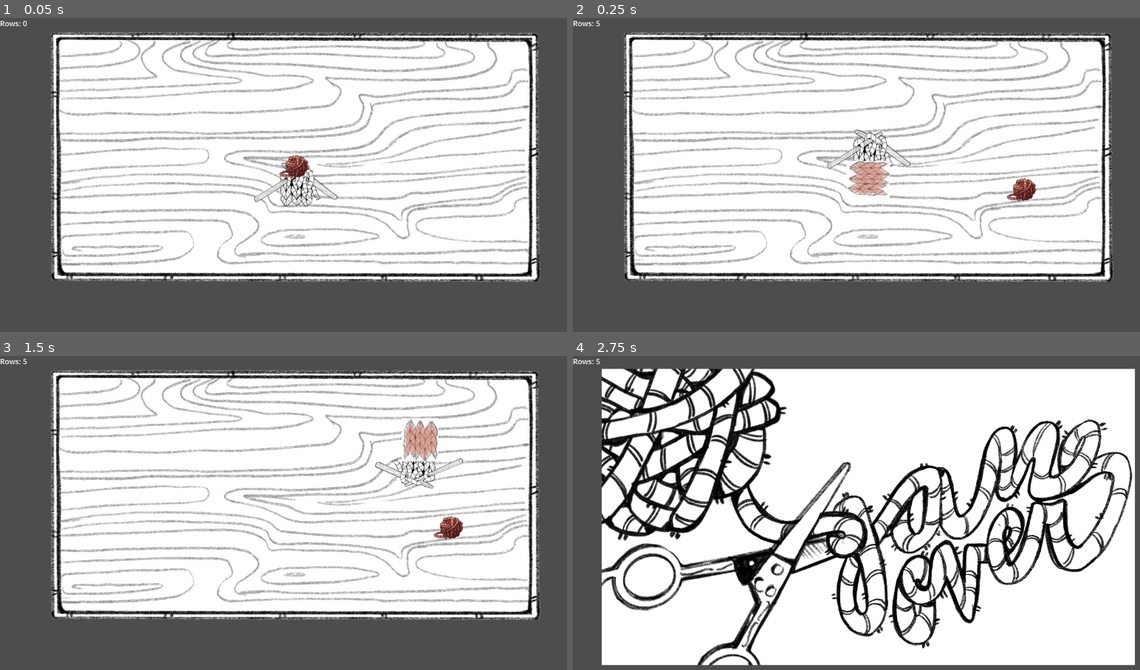
Above: before the commit, frames 1-4 (two rows, left to right).
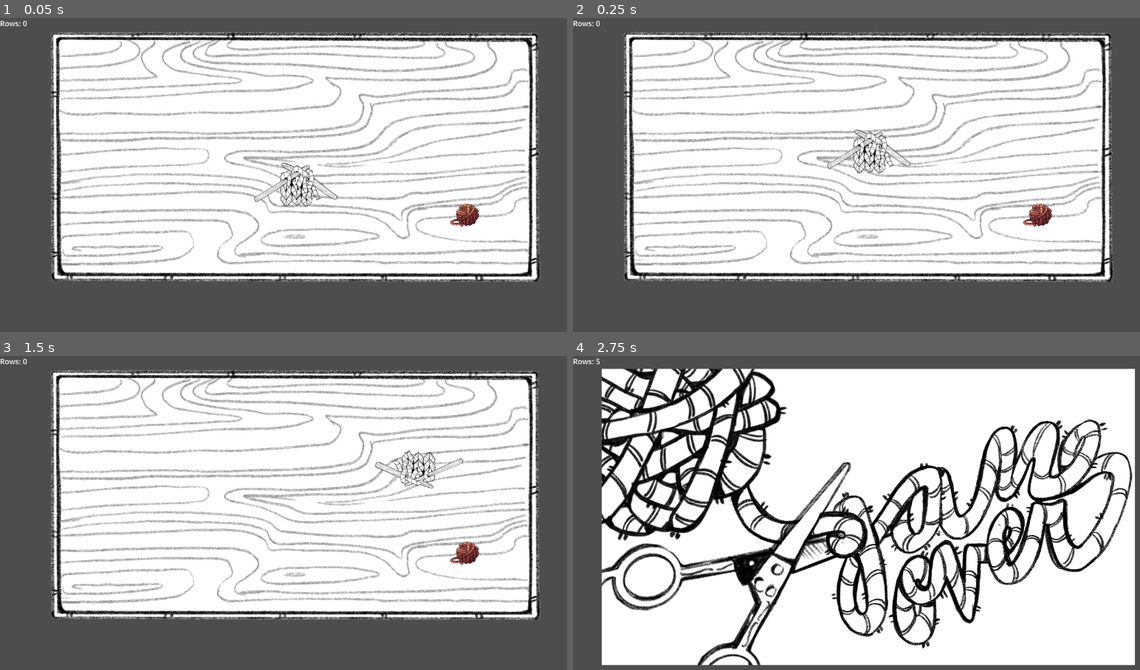
Above: after the commit, the same moments.

Repository: magaly3118/Serpentwine
Game: Godot game, scene res://Scenes/level.tscn
Same seed, same stepped clock (60 frames per second), same inputs: the game is played once before the commit and once after it.
Inputs:
- Up to frame 1 (0.05 s): no input
- Up to frame 2 (0.25 s): no input
- Up to frame 3 (1.5 s): hold Right (ui_right) 0.53-1.28 s; hold Down (ui_down) from 1.28 s (still down)
- Up to frame 4 (2.75 s): release Down (ui_down) at 2.03 s; hold Right (ui_right) from 2.03 s (still down)

The runs differ from the first frame. In frame 1, 0.5% of the frame differs, in the area x 49-85%, y 43-67%; in frame 2, 1.2%; in frame 3, 1.2%, in the area x 4-85%, y 0-67%; in frame 4, nothing differs.

Commit message:
adjusted yarn spawn position range

Diff:
--- a/Knit-prototype/Scripts/level.gd
+++ b/Knit-prototype/Scripts/level.gd
@@ -28,7 +28,7 @@
 	next_body_texture_id = texture_id # update id for future use
 
 	# sets the yarn ball in a random position
-	instance.global_position = Vector2(randi_range(200,1100),randi_range(55,500))
+	instance.global_position = Vector2(randi_range(220,1080),randi_range(100,500))
 	# in yarn, connect signal "yarn_used" to calling function spawn_yarn
 	instance.yarn_used.connect(spawn_yarn)
 	# adding a yarn node to level node
